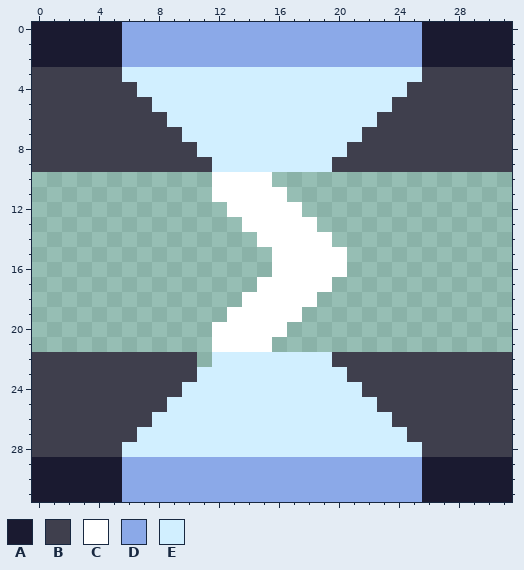
Pixel-art sprite -- sprites/blocks/liquid/magnesium-conduit-top-0.png. The picture above was drawn from the file before the commit.
The file is 32x32 pixels.
Palette (. is transparent): A #1a1a30  B #3f3f4d  C #ffffff  D #8ba9e8  E #d1efff
Pixels before, first column x 0:
 0 AAAAAADDDDDDDDDDDDDDDDDDDDAAAAAA
 1 AAAAAADDDDDDDDDDDDDDDDDDDDAAAAAA
 2 AAAAAADDDDDDDDDDDDDDDDDDDDAAAAAA
 3 BBBBBBEEEEEEEEEEEEEEEEEEEEBBBBBB
 4 BBBBBBBEEEEEEEEEEEEEEEEEEBBBBBBB
 5 BBBBBBBBEEEEEEEEEEEEEEEEBBBBBBBB
 6 BBBBBBBBBEEEEEEEEEEEEEEBBBBBBBBB
 7 BBBBBBBBBBEEEEEEEEEEEEBBBBBBBBBB
 8 BBBBBBBBBBBEEEEEEEEEEBBBBBBBBBBB
 9 BBBBBBBBBBBBEEEEEEEEBBBBBBBBBBBB
10 ............CCCC................
11 ............CCCCC...............
12 .............CCCCC..............
13 ..............CCCCC.............
14 ...............CCCCC............
15 ................CCCCC...........
16 ................CCCCC...........
17 ...............CCCCC............
18 ..............CCCCC.............
19 .............CCCCC..............
20 ............CCCCC...............
21 ............CCCC................
22 BBBBBBBBBBB.EEEEEEEEBBBBBBBBBBBB
23 BBBBBBBBBBBEEEEEEEEEEBBBBBBBBBBB
24 BBBBBBBBBBEEEEEEEEEEEEBBBBBBBBBB
25 BBBBBBBBBEEEEEEEEEEEEEEBBBBBBBBB
26 BBBBBBBBEEEEEEEEEEEEEEEEBBBBBBBB
27 BBBBBBBEEEEEEEEEEEEEEEEEEBBBBBBB
28 BBBBBBEEEEEEEEEEEEEEEEEEEEBBBBBB
29 AAAAAADDDDDDDDDDDDDDDDDDDDAAAAAA
30 AAAAAADDDDDDDDDDDDDDDDDDDDAAAAAA
31 AAAAAADDDDDDDDDDDDDDDDDDDDAAAAAA
Now the later version:
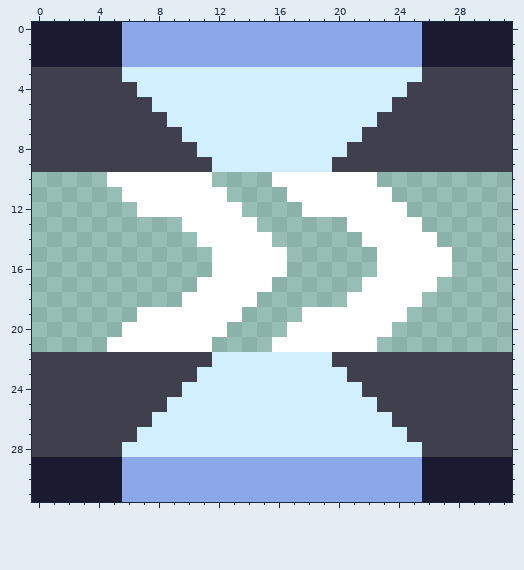
Difference:
y 10: x 5..22 .......CCCC....... -> CCCCCCC....CCCCCCC
y 11: x 6..11 ...... -> CCCCCC; x 13..23 CCCC....... -> ....CCCCCCC
y 12: x 7..12 ...... -> CCCCCC; x 14..24 CCCC....... -> ....CCCCCCC
y 13: x 10..13 .... -> CCCC; x 15..18 CCCC -> ....; x 21..25 ..... -> CCCCC
y 14: x 11..14 .... -> CCCC; x 16..19 CCCC -> ....; x 22..26 ..... -> CCCCC
y 15..16: x 12..15 .... -> CCCC; x 17..20 CCCC -> ....; x 23..27 ..... -> CCCCC
y 17: x 11..14 .... -> CCCC; x 16..19 CCCC -> ....; x 22..26 ..... -> CCCCC
y 18: x 10..13 .... -> CCCC; x 15..18 CCCC -> ....; x 21..25 ..... -> CCCCC
y 19: x 7..12 ...... -> CCCCCC; x 14..24 CCCC....... -> ....CCCCCCC
y 20: x 6..11 ...... -> CCCCCC; x 13..23 CCCC....... -> ....CCCCCCC
y 21: x 5..22 .......CCCC....... -> CCCCCCC....CCCCCCC
y 22: x 11 . -> B
Boxes around the changes in both pictures, in picture pixels (x1, y1, x2, y2):
changed: (107, 172, 452, 367)
